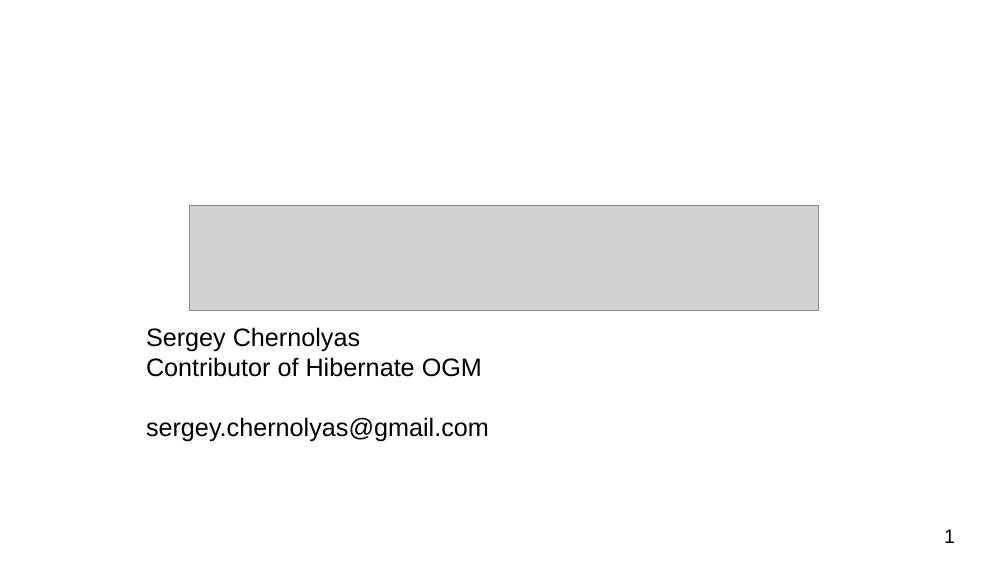
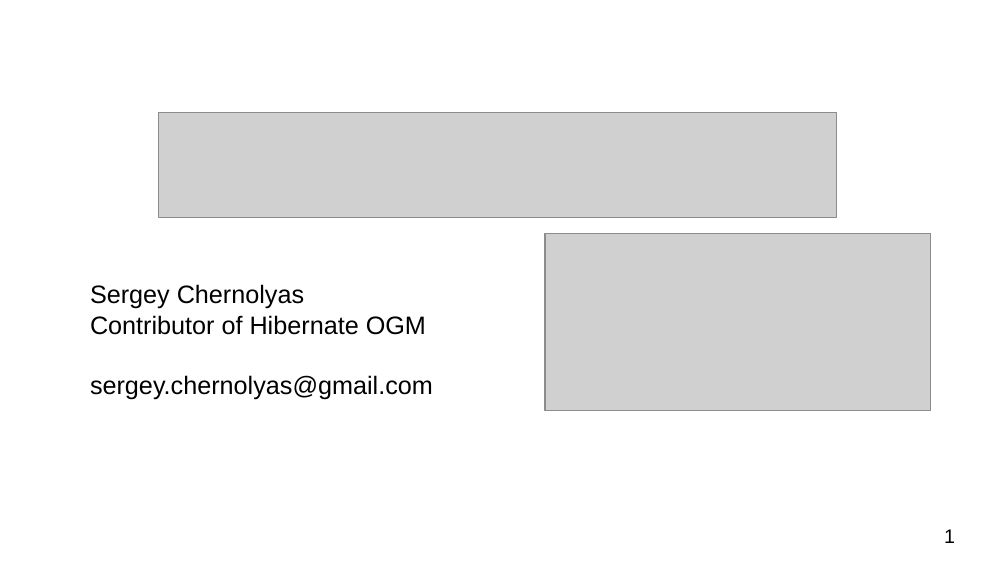
Before and after one commit to schernolyas/jpoint2017, a slide deck: slide 1 of presentation/jpoint2017.pptx. Drawn at 1008x567 pixels with LibreOffice and Linux fonts; fonts in the diff are those of the drawing; grey boxes stand for pictures. Boxes give left, top, right and bottom in pixels: in the first picture for what was removed or moved away, otherwise in the second. Text is boxed around its words. In the diff, an @@ line names an element or a change of style, - is before the commit and + after.

```diff
--- a/presentation/jpoint2017.pptx
+++ b/presentation/jpoint2017.pptx
@@ picture: place and size @@
-picture at (190,206,820,310)
+picture at (158,113,837,218)
@@ picture added at (545,234,930,410) @@
@@ text "Sergey Chernolyas": place and size @@
-text "Sergey Chernolyas" at (146,327,489,442)
+text "Sergey Chernolyas" at (90,284,433,400)
```
Also in this commit, not shown: 2 other slides changed, 1 slide added, 1 slide removed.
